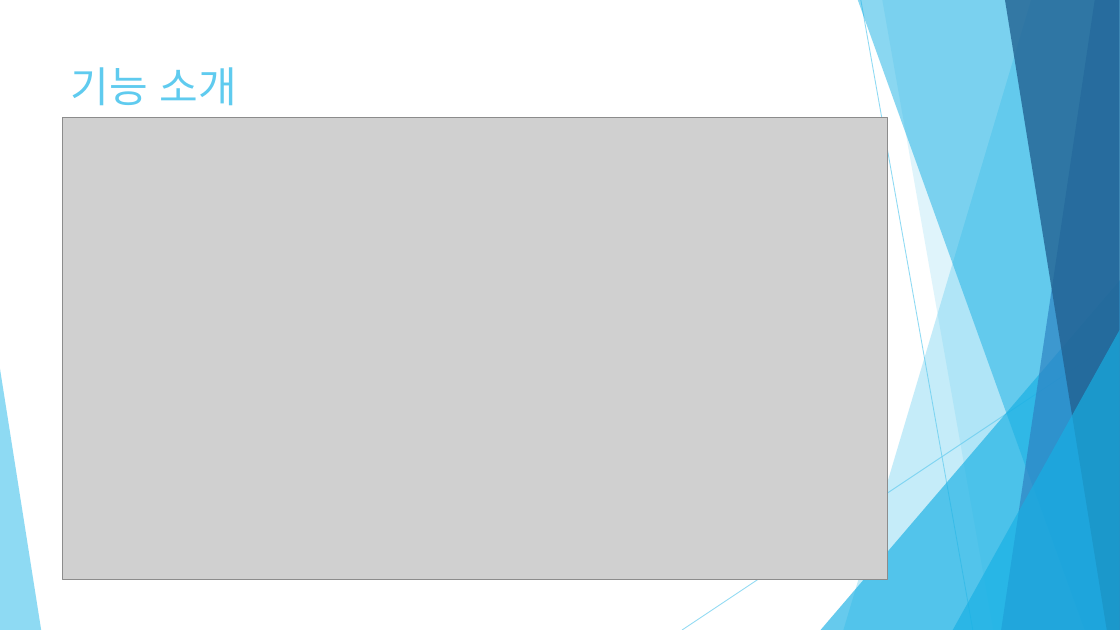
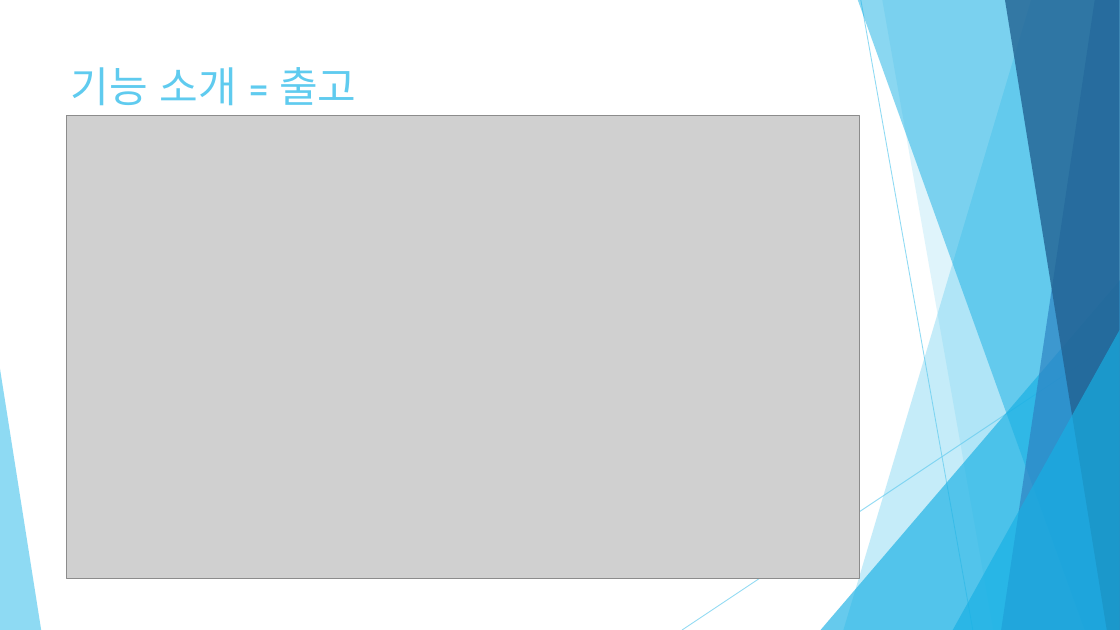
Before and after one commit to mywns123/project_yeop, a slide deck: slide 17 of document/세탁물 주문 관리_임준엽.pptx (slide 12 before the commit). Drawn at 1120x630 pixels with LibreOffice and Linux fonts; fonts in the diff are those of the drawing; grey boxes stand for pictures. Boxes give left, top, right and bottom in pixels: in the first picture for what was removed or moved away, otherwise in the second. Text is boxed around its words. In the diff, an @@ line names an element or a change of style, - is before the commit and + after.

```diff
--- a/document/세탁물 주문 관리_임준엽.pptx
+++ b/document/세탁물 주문 관리_임준엽.pptx
@@ title at [71, 67, 356, 106]: text changed @@
-기능 소개
+기능 소개 = 출고
@@ picture: place and size @@
-picture at [62, 118, 888, 580]
+picture at [66, 116, 860, 579]
```
Also in this commit, not shown: 19 other slides changed, 7 slides added, 19 other files.
